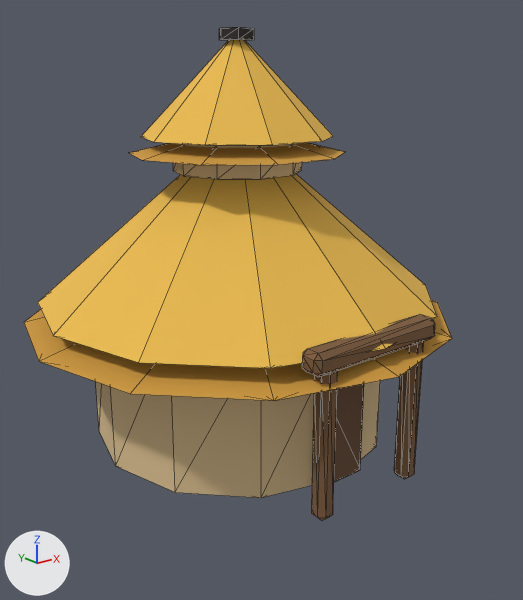
The glTF model public/terrain-study/settlements/ns-great-hut.glb, before and after one commit.
One viewpoint serves both versions: a 50 mm lens placed at (-0.855, -1.142, 0.721), pointed at (-0.011, -0.087, 0.299). Lighting does not change. The marker at lower left points along +X, +Y and +Z. The older version comes first. Mesh edges are drawn as thin lines. Vertices at exactly the same position are counted once.

In view in the first picture: 'Tapered form'.
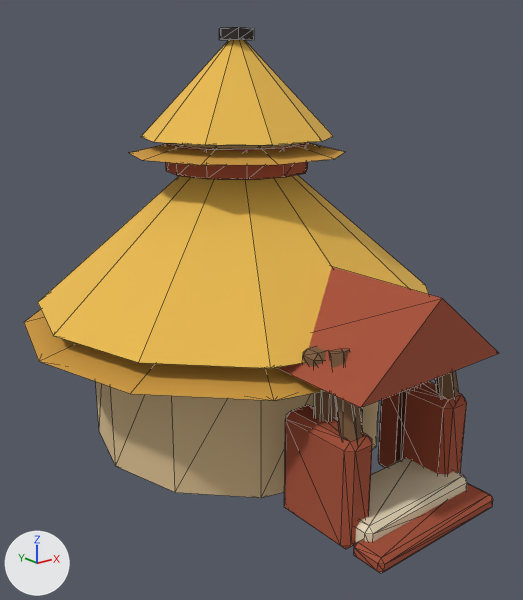
Changed parts and their boxes (x1, y1, x2, y2) in the pictures (523 x 600 px):
'Tapered form', reshaped (11% wider, 11% taller)
    before: (24, 27, 452, 520)
    after: (24, 27, 499, 573)
part 1 of me_tapered_form, added (brown)
    after: (165, 142, 308, 179)
part 2 of me_tapered_form, added (brown)
    after: (284, 405, 372, 549)
part 3 of me_tapered_form, added (brown)
    after: (378, 381, 467, 474)
part 4 of me_tapered_form, added (brown)
    after: (354, 483, 493, 573)
part 5 of me_tapered_form, added (beige)
    after: (355, 458, 467, 543)
part 6 of me_tapered_form, added (brown)
    after: (276, 267, 499, 443)

Diff of the bpy script that builds the scene:
```diff
--- a/public/terrain-study/settlements/ns-great-hut.glb.py
+++ b/public/terrain-study/settlements/ns-great-hut.glb.py
@@ mat_town_red_slip @@
+mat_town_red_slip = principled_material('Town red slip')
+mat_town_red_slip.base_color = (0.386, 0.0802, 0.0369)  # brown #a75036
+mat_town_red_slip.roughness = 0.94
@@ mat_town_limewash @@
+mat_town_limewash = principled_material('Town limewash')
+mat_town_limewash.base_color = (0.847, 0.738, 0.521)  # beige #eddfbf
+mat_town_limewash.roughness = 0.94
@@ me_tapered_form @@
 # used by ob_tapered_form; location = (0.0, 0.0, 0.0)
-me_tapered_form.from_pydata(...)  # 200 vertices, 356 faces; spans x -0.43..0.43, y -0.43..0.43, z 0.0..0.8
+me_tapered_form.from_pydata(...)  # 346 vertices, 616 faces; spans x -0.43..0.43, y -0.539..0.43, z 0.0..0.8
+# me_tapered_form part 1: a new loose piece, a 12-sided cylinder along z spanning x -0.139..0.139, y -0.139..0.139, z 0.542..0.594, in mat_town_red_slip (brown #a75036)
+# me_tapered_form part 2: a new loose piece of 24 vertices spanning x -0.148..-0.087, y -0.47..-0.31, z 0.0..0.19, in mat_town_red_slip (brown #a75036)
+# me_tapered_form part 3: a new loose piece of 24 vertices spanning x 0.087..0.148, y -0.47..-0.31, z 0.0..0.19, in mat_town_red_slip (brown #a75036)
+# me_tapered_form part 4: a new loose piece of 24 vertices spanning x -0.145..0.145, y -0.539..-0.477, z 0.0..0.028, in mat_town_red_slip (brown #a75036)
+# me_tapered_form part 5: a new loose piece of 24 vertices spanning x -0.128..0.128, y -0.498..-0.376, z 0.0..0.052, in mat_town_limewash (beige #eddfbf)
+# me_tapered_form part 6
+# 26 vertices are added at x -0.167..0.167, y -0.504..-0.224, z 0.165..0.402
+# 32 new faces join them, mat_ns_timber (brown #7c5b3d)
+# 8 new faces join them, mat_town_red_slip (brown #a75036)
 me_tapered_form.materials.append(mat_ns_mud_wall)
@@ me_tapered_form @@
 me_tapered_form.materials.append(mat_ns_timber)
+me_tapered_form.materials.append(mat_town_red_slip)  # brown #a75036
+me_tapered_form.materials.append(mat_town_limewash)  # beige #eddfbf
```
